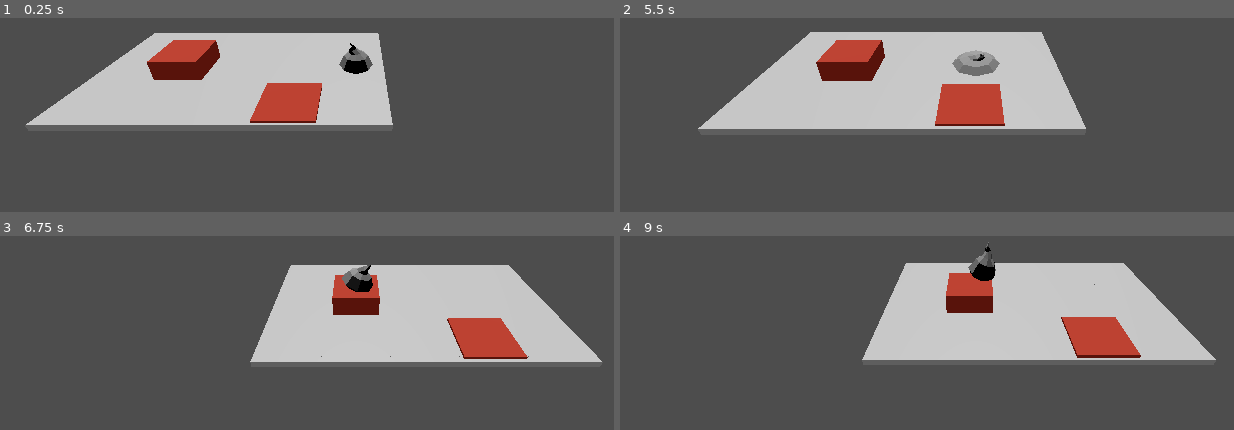
Above: before the commit, frames 1-4 (two rows, left to right).
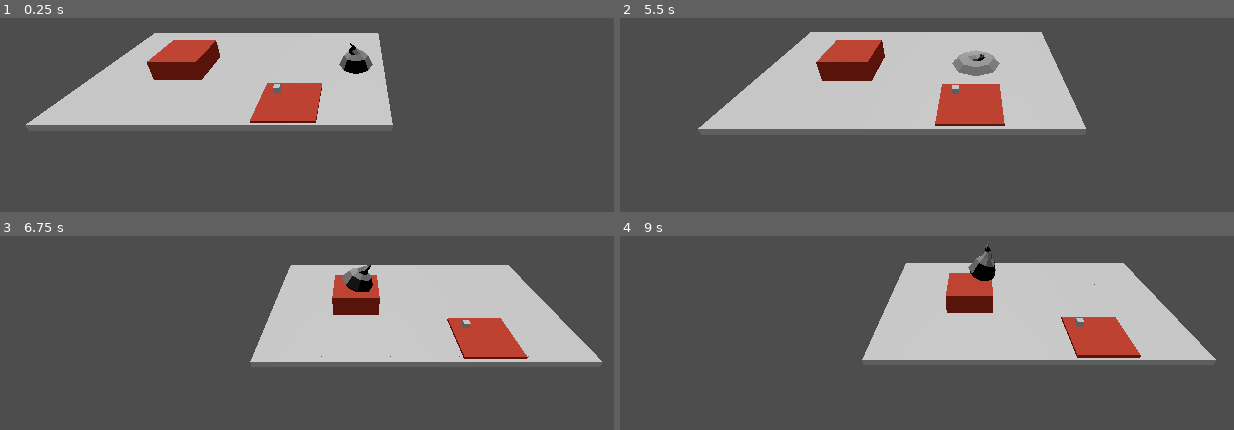
Above: after the commit, the same moments.

Repository: torbenvanassche/Warehousing
Game: Godot game, scene res://game_components/scenes/game.tscn
The game is run twice, just before and just after one commit, with the same random seed, the same clock (stepped at 60 frames per second) and the same inputs.
Inputs (mouse positions are in pixels of both pictures, inside the frame that each line leads up to):
- Up to frame 1 (0.25 s): no input
- Up to frame 2 (5.5 s): tap Enter at 0.5, 2, 3.5 s; move the mouse to (933, 149) at 0.52 s; hold W (move_forward) 0.53-1.25 s; right-click (933, 149) at 0.6 s; click (933, 149) at 0.67 s; tap Space at 1.25, 2.75, 4.25 s; drag from (1215, 126) to (933, 149) at 1.27 s; move the mouse to (outside the picture) at 2.02 s; hold A (move_left) 2.03-2.75 s; tap Mouse wheel up (zoom_in) at 2.1 s; drag from (1012, 60) to (outside the picture) at 2.77 s; move the mouse to (outside the picture) at 3.52 s; hold S (move_back) 3.53-4.25 s; hold V 3.53-4.25 s; drag from (1154, 37) to (outside the picture) at 4.27 s; move the mouse to (816, 82) at 5.02 s; press the mouse at (816, 82) at 5.03 s; hold W (move_forward) from 5.03 s (still down)
- Up to frame 3 (6.75 s): release W (move_forward) at 5.75 s; release the mouse at (196, 300) at 5.75 s; drag from (outside the picture) to (196, 300) at 5.77 s; move the mouse to (313, 367) at 6.52 s; hold D (move_right) from 6.53 s (still down); tap Mouse wheel down (zoom_out) at 6.6 s
- Up to frame 4 (9 s): release D (move_right) at 7.25 s; drag from (1215, 344) to (933, 367) at 7.27 s; move the mouse to (outside the picture) at 8.02 s; hold S (move_back) 8.03-8.75 s; right-click (outside the picture) at 8.1 s; drag from (1012, 278) to (outside the picture) at 8.77 s

The runs differ from the first frame. In frame 1, less than 0.1% of the frame differs, in the area x 44-46%, y 34-39%; in frame 2, less than 0.1%; in frame 3, less than 0.1%; in frame 4, less than 0.1%, in the area x 74-76%, y 42-47%.
Error in both runs: Invalid assignment of property or key 'camera' with value of type 'Camera3D' on a base object of type 'Node3D (game_manager.gd)'. (res://game_mechanics/global_…

Commit message:
fixed scaling of spawned meshes

Diff:
--- a/game_components/prefabs/item_generator.tscn
+++ b/game_components/prefabs/item_generator.tscn
@@ -17,19 +17,21 @@
 surface_material_override/0 = ExtResource("3_vlxcv")
 script = ExtResource("4_ce1m3")
 
-[node name="Node3D" type="Node3D" parent="SM_Primitive_Cube_02/SM_Primitive_Cube_01_001" index="0"]
-transform = Transform3D(1, 1.02435e-09, 1.42609e-09, -1.74623e-10, -4.37103e-08, 1, 1.78011e-09, -1, -4.37722e-08, 25, 25, 3.8147e-06)
+[node name="spawner_parent" type="Node3D" parent="."]
+transform = Transform3D(1, 0.000459202, -2.00724e-11, 0, -4.37114e-08, -1, -0.000459202, 1, -4.37114e-08, 0.224864, 0.1, -0.225085)
 
-[node name="wheat" parent="SM_Primitive_Cube_02/SM_Primitive_Cube_01_001/Node3D" instance=ExtResource("5_l27yy")]
-transform = Transform3D(1, 1.29319e-11, -8.73115e-11, -1.75999e-09, 1, 0, 0, 3.63798e-12, 1, -1.90735e-06, 174.272, 1.90735e-06)
+[node name="Node3D2" type="Node3D" parent="spawner_parent"]
 
-[node name="Node3D2" type="Node3D" parent="SM_Primitive_Cube_02/SM_Primitive_Cube_01_001" index="1"]
-transform = Transform3D(1, -2.91038e-10, -2.20286e-11, -2.03727e-10, 1, -7.27596e-12, 2.71245e-09, -9.31323e-10, 1, 25, -25, 0)
+[node name="Node3D3" type="Node3D" parent="spawner_parent"]
+transform = Transform3D(1, 0, 0, 0, 1, 0, 0, 0, 1, -0.45, 0.449999, -1.49012e-08)
 
-[node name="Node3D3" type="Node3D" parent="SM_Primitive_Cube_02/SM_Primitive_Cube_01_001" index="2"]
-transform = Transform3D(1, -1.45519e-10, -7.48024e-12, -1.45519e-10, 1, -7.27596e-12, 1.31467e-09, 0, 1, -25, 25, 0)
+[node name="Node3D4" type="Node3D" parent="spawner_parent"]
+transform = Transform3D(1, 0, 0, 0, 1, 0, 0, 0, 1, -0.45, -6.25849e-07, 0)
 
-[node name="Node3D4" type="Node3D" parent="SM_Primitive_Cube_02/SM_Primitive_Cube_01_001" index="3"]
-transform = Transform3D(1, -3.20142e-10, -2.2025e-11, -2.03727e-10, 1, -1.09139e-11, 3.644e-09, -1.39698e-09, 1, -25, -25, 0)
+[node name="Node3D" type="Node3D" parent="spawner_parent"]
+transform = Transform3D(1, -0.000717222, 2.99769e-09, 2.88972e-07, 0.00040697, 1, -0.000717222, -1, 0.00040697, -7.06911e-05, 0.450085, -1.49012e-08)
+
+[node name="wheat" parent="spawner_parent/Node3D" instance=ExtResource("5_l27yy")]
+transform = Transform3D(1, 1.29319e-11, -8.73115e-11, -1.75999e-09, 1, 0, 0, 3.63798e-12, 1, 0, 0, 0)
 
 [editable path="SM_Primitive_Cube_02"]
--- a/game_mechanics/global_scripts/input_item_buffered_display.gd
+++ b/game_mechanics/global_scripts/input_item_buffered_display.gd
@@ -18,7 +18,6 @@
 	if spawned_item_buffer.add_item(item, 1, false, true) == 0:
 		var rnd_location: Node3D = handle_random_location();
 		var instance: Node3D = ItemManager.get_scene(item).instantiate();
-		instance.scale *= 10;
 		rnd_location.add_child(instance)
 		pass
 
